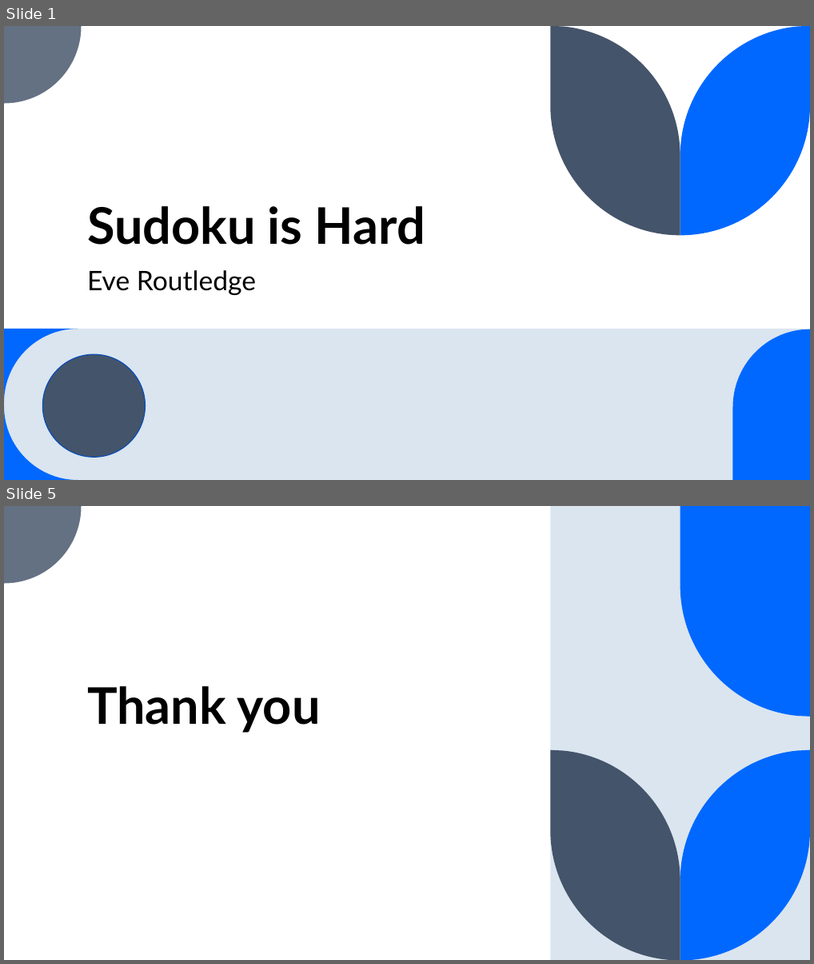
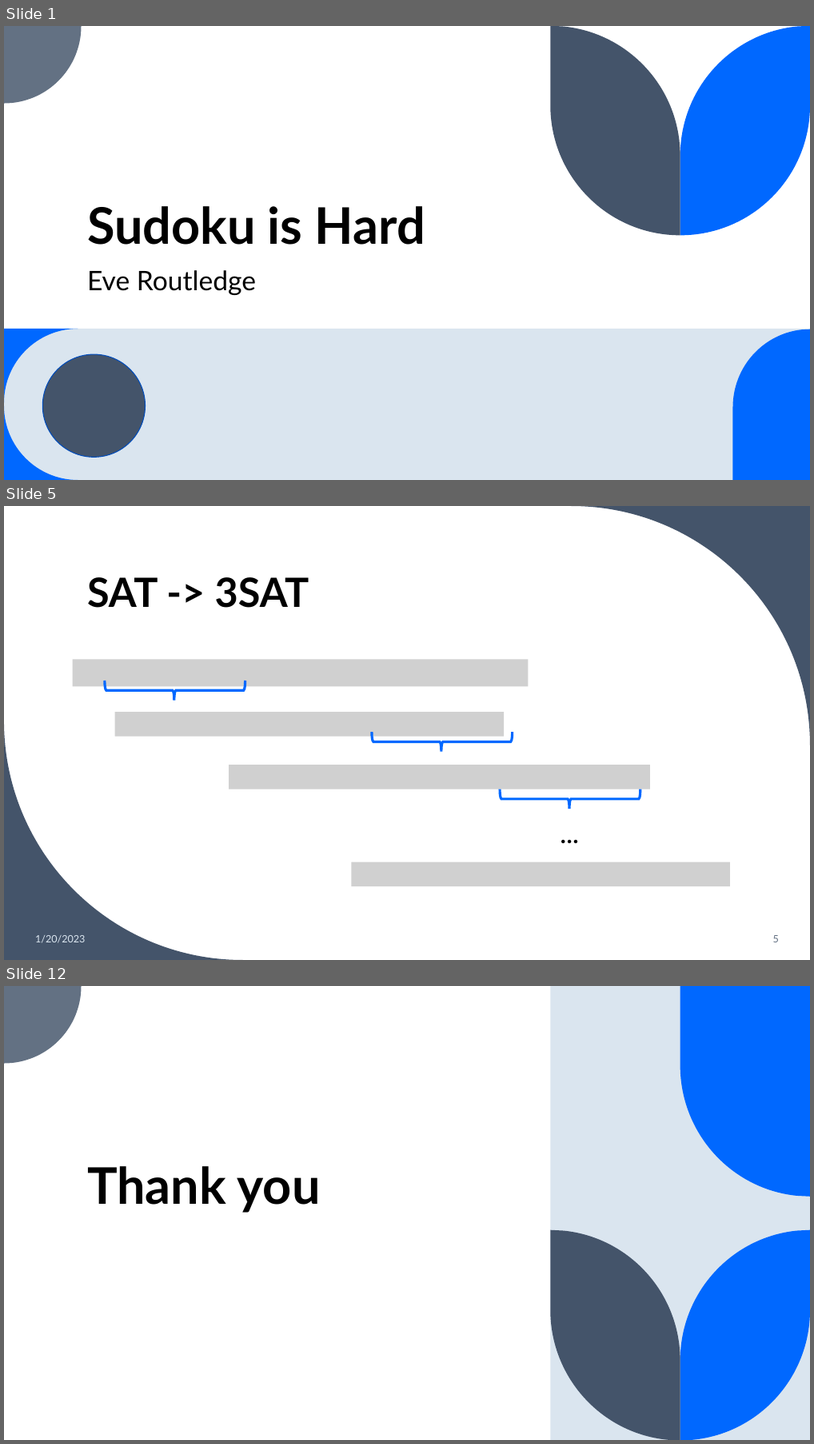
Before and after one commit to EveRoutledge/sudoku, a slide deck: SudokuPresentation.pptx. Shown one above the other, each under a label of ours: slides 1 and 5 before the commit, slides 1, 5 and 12 after it; the slides between them are not shown. The pictures are 814x964 and 814x1444 pixels, drawn with LibreOffice and Linux fonts; fonts in the diff are those of the drawing; grey boxes stand for pictures. Boxes give left, top, right and bottom in pixels: in the first picture for what was removed or moved away, otherwise in the second. Text is boxed around its words. In the diff, an @@ line names an element or a change of style, - is before the commit and + after.

```diff
--- a/SudokuPresentation.pptx
+++ b/SudokuPresentation.pptx
@@ slide 5 added at [4, 506, 810, 960], background #FFFFFF @@
@@ freeform shape added at [571, 506, 810, 745], fill #44546A @@
@@ title added at [87, 577, 310, 608], 48 pt, text #000000, bold @@
+SAT -> 3SAT
@@ picture added at [72, 659, 529, 686] @@
@@ right brace added at [105, 680, 245, 700], outline #0068FF 3 pt @@
@@ freeform shape added at [4, 720, 243, 960], fill #44546A @@
@@ picture added at [114, 712, 504, 736] @@
@@ right brace added at [372, 732, 513, 752], outline #0068FF 3 pt @@
@@ picture added at [229, 764, 650, 788] @@
@@ right brace added at [500, 789, 641, 808], outline #0068FF 3 pt @@
@@ text added at [554, 816, 586, 851], 28 pt, text #000000, bold @@
+…
@@ picture added at [352, 862, 730, 886] @@
@@ text added at [35, 935, 85, 943], 12 pt, text #DAE5EF @@
+1/20/2023
@@ page number added at [774, 935, 779, 942], 12 pt, text #637183 @@
+5
@@ what was slide 5 is now slide 12 @@
```
Also in this commit, not shown: 2 slides changed, 7 other slides added, 1 slide removed, 6 other files.
